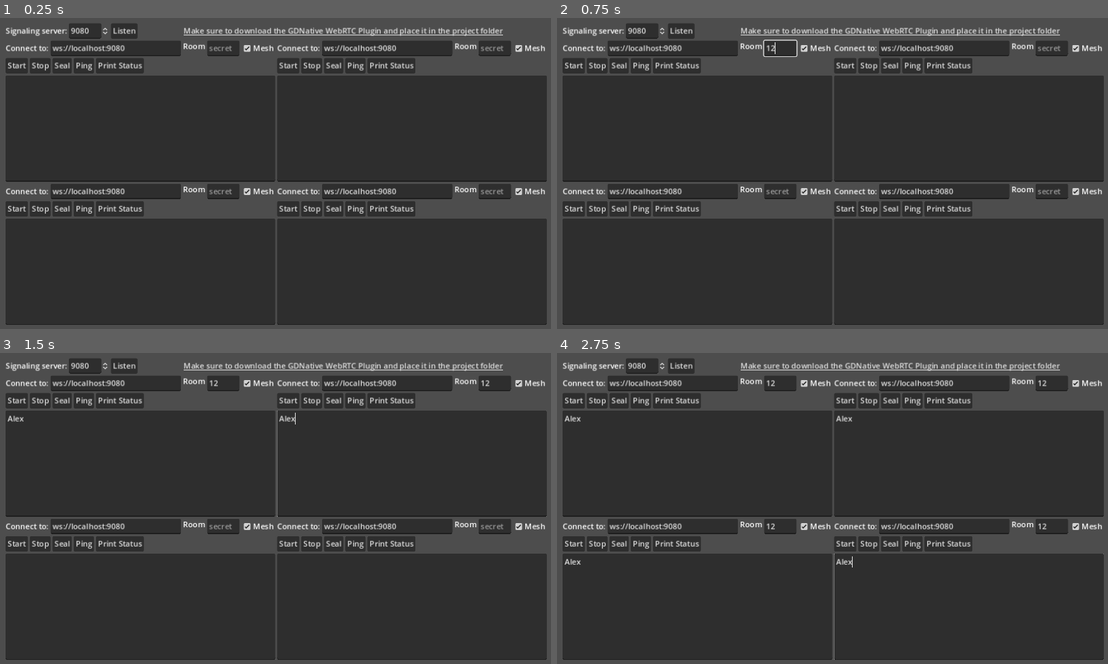
Above: before the commit, frames 1-4 (two rows, left to right).
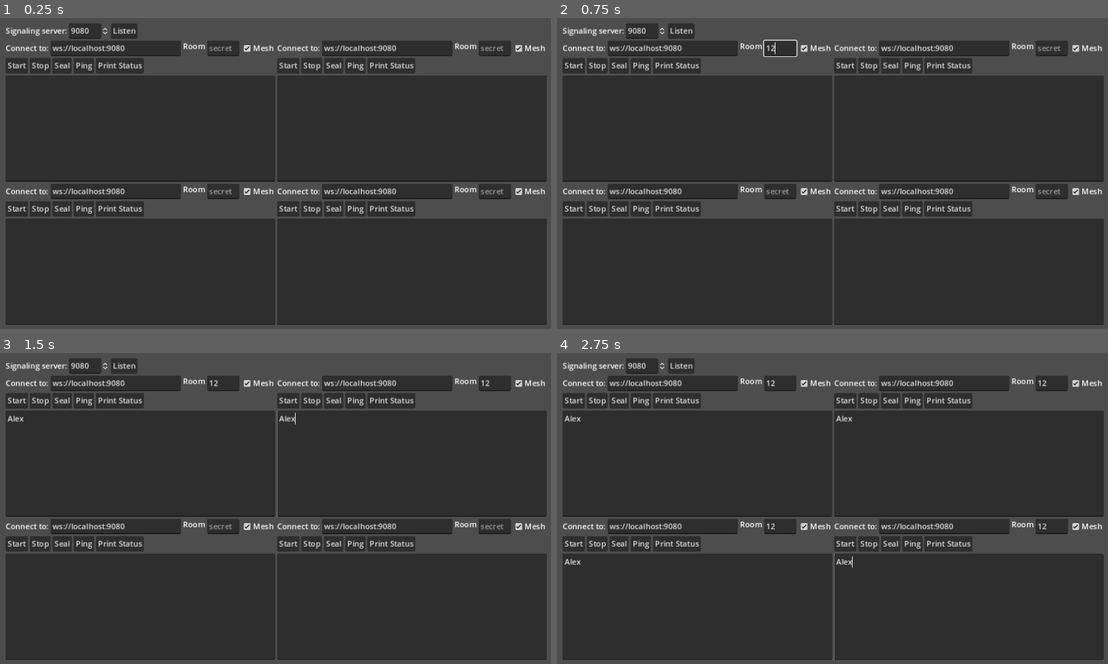
Above: after the commit, the same moments.

Repository: V-Sekai/sample-webrtc-signaling
Game: Godot game, scene res://demo/main.tscn
Two runs of this game, one before a commit and one after it. Both use one fixed random seed, a clock stepped at 60 frames per second and the inputs below.
Inputs (mouse positions are in pixels of both pictures, inside the frame that each line leads up to):
- Up to frame 1 (0.25 s): no input
- Up to frame 2 (0.75 s): click (782, 49) at 0.52 s; type "12" at 0.6 s
- Up to frame 3 (1.5 s): click (137, 464) at 0.75 s; type "Alex" at 0.83 s; click (495, 384) at 0.98 s; type "12" at 1.07 s; click (413, 464) at 1.27 s; type "Alex" at 1.35 s
- Up to frame 4 (2.75 s): click (782, 527) at 1.5 s; type "12" at 1.58 s; click (694, 608) at 1.73 s; type "Alex" at 1.82 s; click (1052, 527) at 2.02 s; type "12" at 2.1 s; click (970, 608) at 2.25 s; type "Alex" at 2.33 s

The runs differ from the first frame. In frame 1, 0.8% of the frame differs, in the area x 33-92%, y 3-6%; in frame 2, 0.8%; in frame 3, 0.8%; in frame 4, 0.8%.

Commit message:
Avoid noticing about the GDNative webrtc plugin since it's not gdnative and it's a c++ module.

Diff:
--- a/demo/main.tscn
+++ b/demo/main.tscn
@@ -37,15 +37,6 @@
 toggle_mode = true
 text = "Listen"
 
-[node name="CenterContainer" type="CenterContainer" parent="VBoxContainer/Signaling"]
-layout_mode = 2
-size_flags_horizontal = 3
-size_flags_vertical = 3
-
-[node name="LinkButton" type="LinkButton" parent="VBoxContainer/Signaling/CenterContainer"]
-layout_mode = 2
-text = "Make sure to download the GDNative WebRTC Plugin and place it in the project folder"
-
 [node name="Clients" type="GridContainer" parent="VBoxContainer"]
 layout_mode = 2
 size_flags_horizontal = 3
@@ -68,4 +59,3 @@
 script = ExtResource("3")
 
 [connection signal="toggled" from="VBoxContainer/Signaling/ListenButton" to="." method="_on_listen_toggled"]
-[connection signal="pressed" from="VBoxContainer/Signaling/CenterContainer/LinkButton" to="." method="_on_LinkButton_pressed"]
